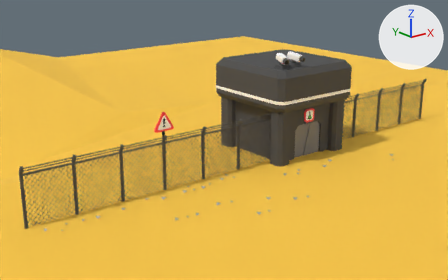
The Blender file Assets/Models/Zack_New/Menu.blend as it was, and as the next commit left it.
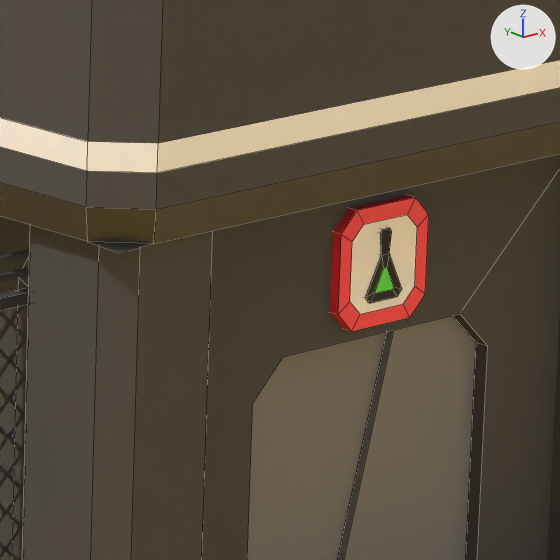
Old and new are each drawn whole from a 50 mm lens placed at (-41.1, -52.5, 28.0), pointed at (2.7, 2.3, 6.1) and again close up on the part from 60% to 73% of the width and 31% to 53% of the height. The lights are fixed; the arrows at upper right show +X, +Y and +Z. The close-ups show mesh edges as thin lines.
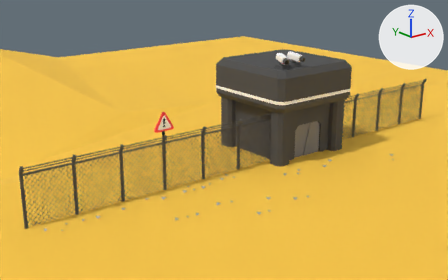
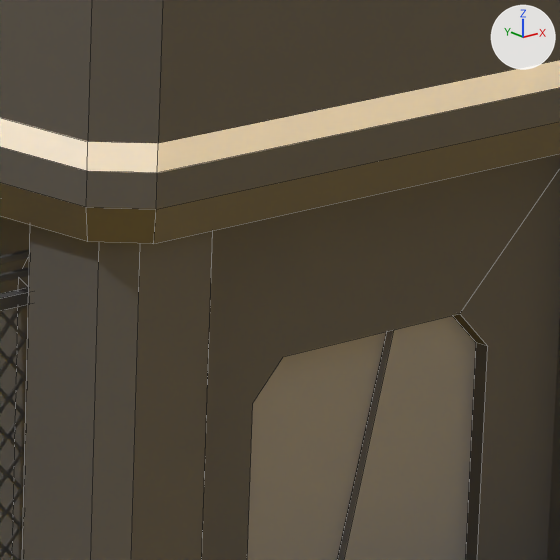
What differs and where, as boxes (x1, y1, x2, y2) in the close-ups (560 x 560 px; the box of a moved part takes in the faces that stretch with it):
part 1 of me_cube_011, deleted: before (365, 228, 402, 303)
part 2 of me_cube_011, deleted: before (330, 195, 429, 331)
part 3 of me_cube_011, moved or reshaped: before (0, 216, 187, 254); after (0, 216, 56, 233)

Patch to the scene script:
```diff
--- a/Assets/Models/Zack_New/Menu.blend.py
+++ b/Assets/Models/Zack_New/Menu.blend.py
@@ me_cube_011 @@
 me_cube_011.from_pydata(...)  # 193 vertices, 144 faces; spans x -1.34..1.34, y -1.34..1.34, z -1.02..1.66
 # used by ob_cube_006; location = (12.97, 3.15, 6.61); scale = (4.7, 4.7, 4.7)
 # verts and faces of me_cube_011; kept vertices keep their numbers, new ones are numbered from 193
 # before: 1 (-1.0, -1.0, 0.58), 3 (-1.0, 1.0, 0.58), 74 (0.85, -1.0, 0.58), 77 (-1.14, -1.26, 0.63) at pixel (153, 243), 78 (-1.26, -1.14, 0.63) at pixel (87, 241)
 # before: 79 (-1.24, -1.24, 0.62) at pixel (120, 253), 80 (-1.26, 1.14, 0.63), 82 (-1.24, 1.24, 0.62), 87 (1.12, -1.26, 0.63)
+# me_cube_011 part 1: the loose piece of 26 vertices spanning x -0.08..0.07, y -1.04..-1.0, z 0.23..0.44 is deleted
+# me_cube_011 part 2: the loose piece of 24 vertices spanning x -0.18..0.17, y -1.03..-0.94, z 0.16..0.51 is deleted
+# me_cube_011 part 3
+delete_vertices([79])  # with the faces that use them
+faces += [(1, 74, 87, 77), (1, 77, 78, 80, 82, 3)]  # mat_metal (dark grey #4f4f4f)
 me_cube_011.materials.append(mat_metal)
-me_cube_011.materials.append(mat_door)  # black #323232
 me_cube_011.materials.append(mat_white)
@@ me_cube_011 @@
 me_cube_011.materials.append(mat_darkergray)
-me_cube_011.materials.append(mat_lab)  # green #56e737
-me_cube_011.materials.append(mat_red)  # red #ff3545
```
